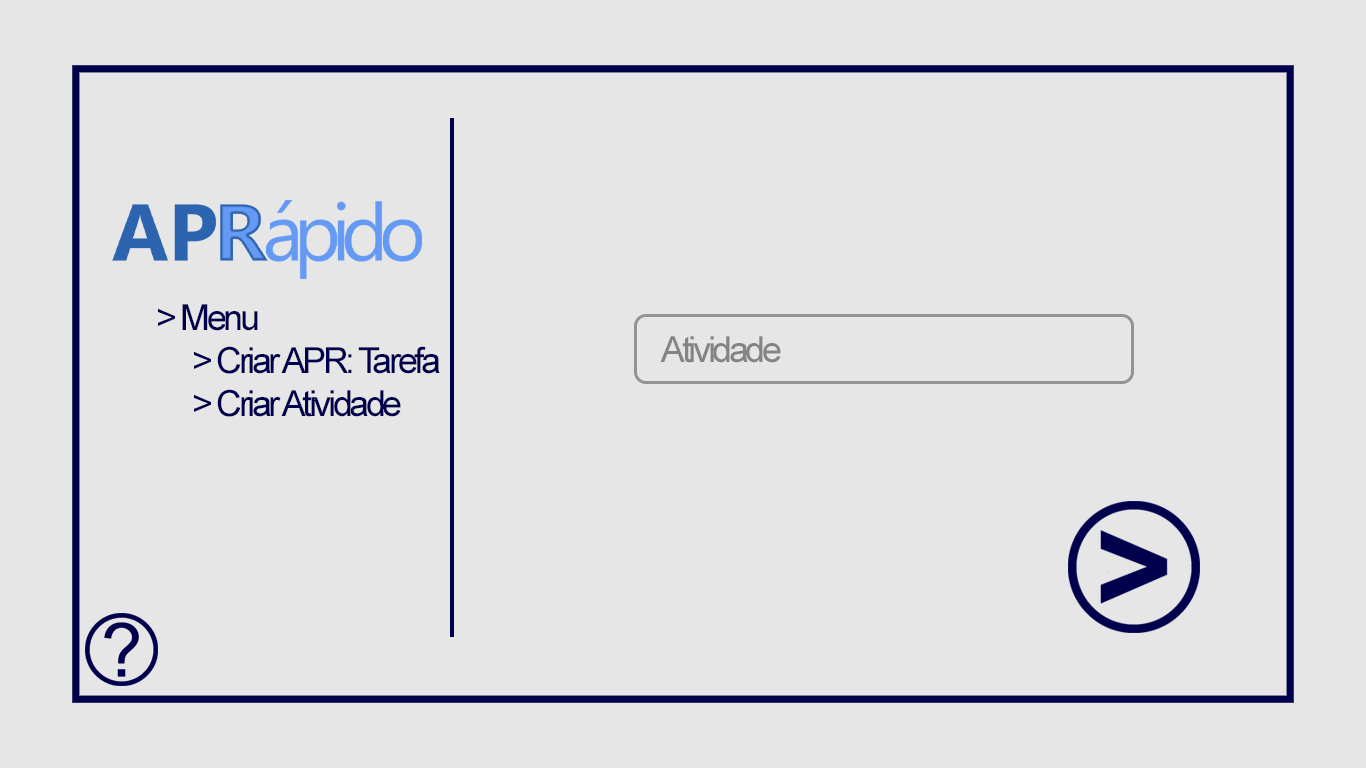
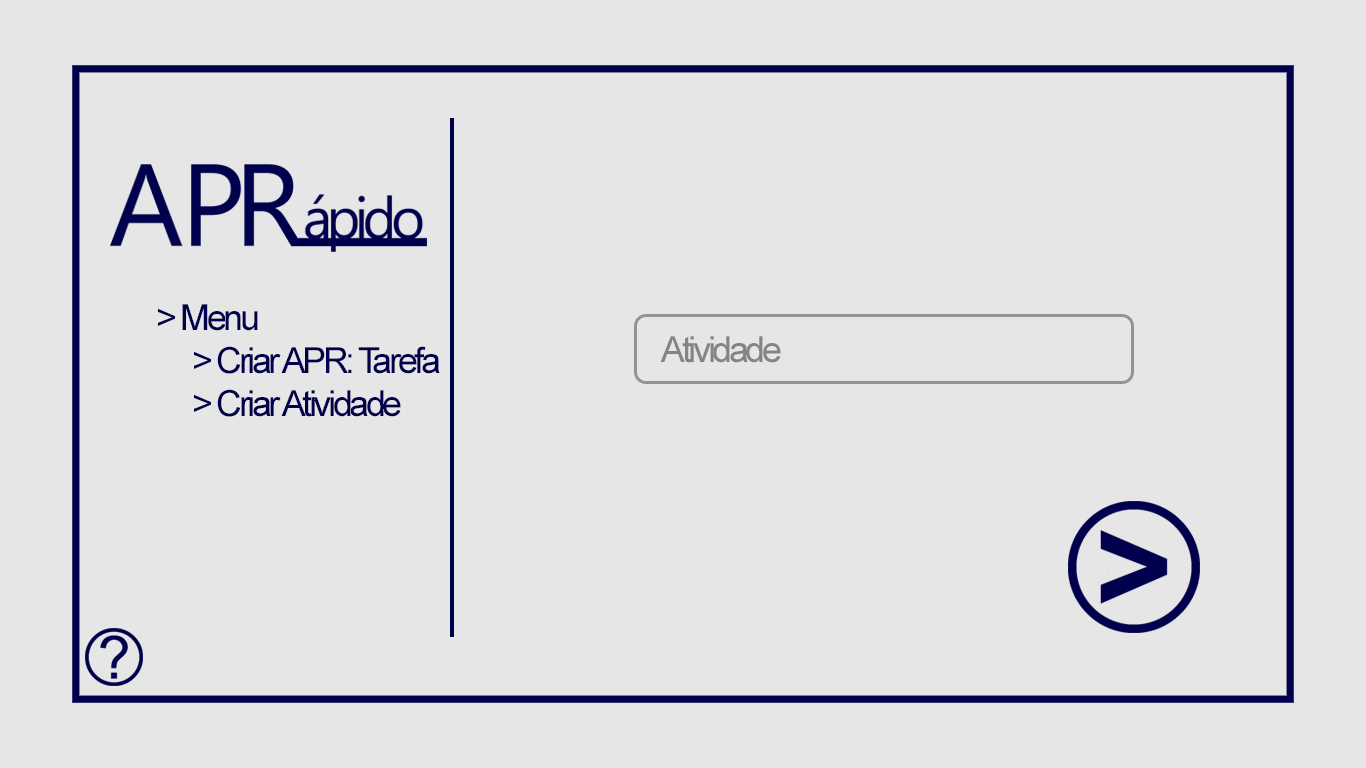
Layers edited between the first and the second 1366px x 768px image:
moved "Logo" above "Botão Seguir", painted on it over (x1=110, y1=164, x2=427, y2=279)
painted on "Botão Info" over (x1=85, y1=613, x2=158, y2=686)
